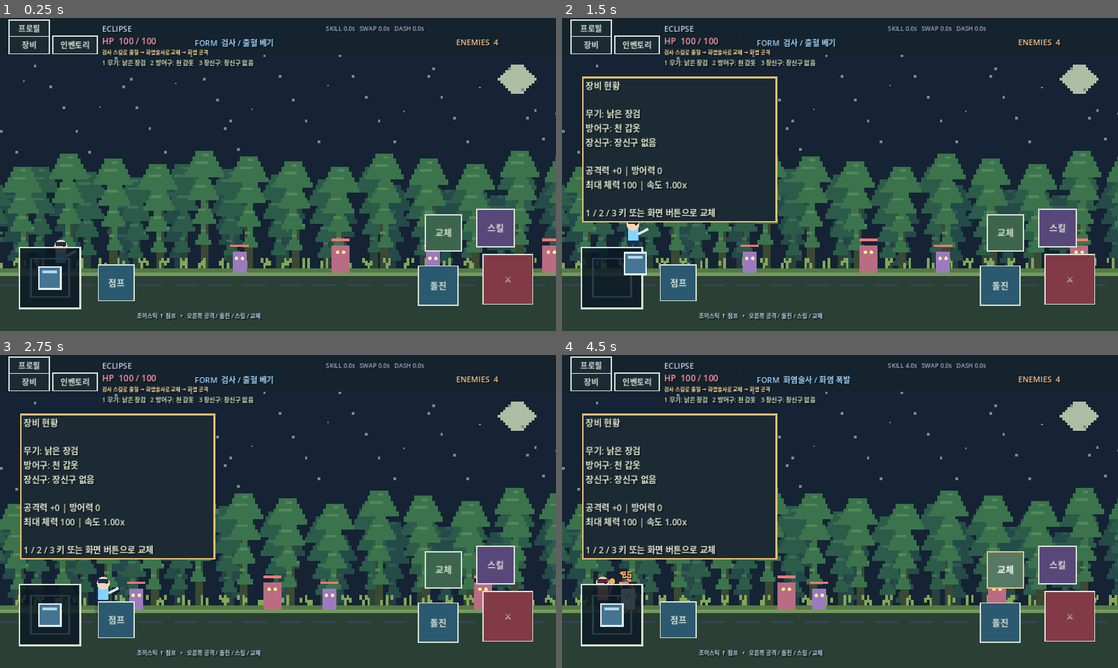
Above: before the commit, frames 1-4 (two rows, left to right).
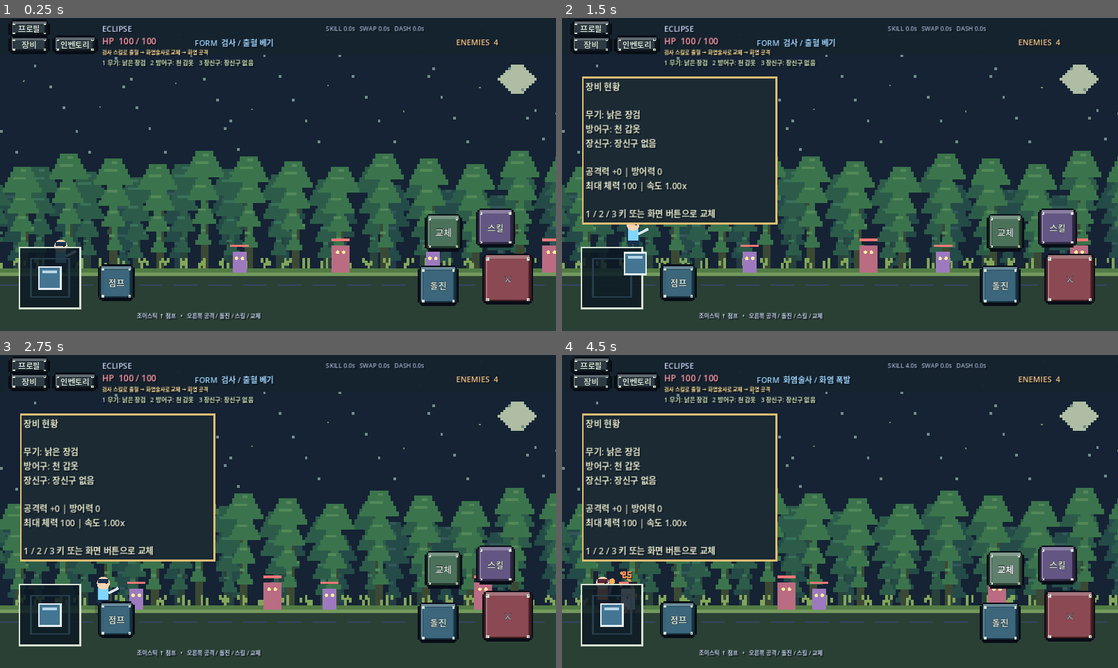
Above: after the commit, the same moments.

Repository: ogw07222-tech/eclipse
Game: Godot game, scene res://scenes/main.tscn
The game is run twice, just before and just after one commit, with the same random seed, the same clock (stepped at 60 frames per second) and the same inputs.
Inputs (mouse positions are in pixels of both pictures, inside the frame that each line leads up to):
- Up to frame 1 (0.25 s): no input
- Up to frame 2 (1.5 s): click "장비" at 0.5 s; tap Enter at 1.25 s; drag from (612, 277) to (895, 105) at 1.27 s
- Up to frame 3 (2.75 s): drag from (166, 527) to (250, 574) at 2.02 s
- Up to frame 4 (4.5 s): move the mouse to (895, 442) at 2.77 s; hold A (left) 2.78-3.5 s; tap L (swap) at 2.85 s; drag from (812, 574) to (673, 464) at 3.52 s; move the mouse to (1006, 558) at 4.27 s; hold D (right) from 4.28 s (still down); tap X at 4.35 s

The runs differ from the first frame. In frame 1, 3.0% of the frame differs, in the area x 1-96%, y 0-92%; in frame 2, 4.7%; in frame 3, 4.7%; in frame 4, 4.8%.

Commit message:
style: use true pixel sprite nine-slice buttons with stepped corners and rivets

Diff:
--- a/scripts/pixel_theme.gd
+++ b/scripts/pixel_theme.gd
@@ -12,6 +12,43 @@
 const SKILL := Color("#574879")
 const SWAP := Color("#3d654d")
 
+# 48x48 sprite frame, nine-sliced so corners stay exactly 12x12 pixels.
+# Image pixels are drawn without AA; no web-style flat gradient/button border.
+static func _sprite_frame(base_color: Color, active: bool = false) -> StyleBoxTexture:
+  var img := Image.create(48, 48, false, Image.FORMAT_RGBA8)
+  img.fill(Color.TRANSPARENT)
+  var dark := base_color.darkened(0.52)
+  var mid := base_color.darkened(0.16)
+  var lit := base_color.lightened(0.30)
+  var center := base_color.lightened(0.08)
+  if active:
+    center = base_color.darkened(0.19)
+    lit = GOLD
+  img.fill_rect(Rect2i(8, 0, 32, 4), SHADE)
+  img.fill_rect(Rect2i(4, 4, 40, 4), SHADE)
+  img.fill_rect(Rect2i(0, 8, 48, 32), SHADE)
+  img.fill_rect(Rect2i(4, 40, 40, 4), SHADE)
+  img.fill_rect(Rect2i(8, 44, 32, 4), SHADE)
+  img.fill_rect(Rect2i(8, 4, 32, 4), lit)
+  img.fill_rect(Rect2i(4, 8, 40, 32), dark)
+  img.fill_rect(Rect2i(8, 8, 32, 32), mid)
+  img.fill_rect(Rect2i(12, 12, 24, 24), center)
+  img.fill_rect(Rect2i(8, 8, 32, 3), lit)
+  img.fill_rect(Rect2i(8, 11, 3, 25), lit)
+  img.fill_rect(Rect2i(8, 36, 32, 4), base_color.darkened(0.43))
+  img.fill_rect(Rect2i(37, 11, 3, 25), base_color.darkened(0.43))
+  # stepped metal corner rivets and carved pixel highlights
+  for xx in [9, 35]:
+    for yy in [9, 35]:
+      img.fill_rect(Rect2i(xx, yy, 4, 4), GOLD if active else LIGHT)
+      img.set_pixel(xx + 1, yy + 1, SHADE)
+  var texture := ImageTexture.create_from_image(img)
+  var style := StyleBoxTexture.new()
+  style.texture = texture
+  style.set_texture_margin_all(12.0)
+  style.set_content_margin_all(7.0)
+  return style
+
 static func box(bg: Color, edge: Color = LIGHT, border: int = 3) -> StyleBoxFlat:
   var frame := StyleBoxFlat.new()
   frame.bg_color = bg
@@ -19,10 +56,7 @@
   frame.set_border_width_all(border)
   frame.set_corner_radius_all(0)
   frame.anti_aliasing = false
-  frame.content_margin_left = 8.0
-  frame.content_margin_right = 8.0
-  frame.content_margin_top = 6.0
-  frame.content_margin_bottom = 6.0
+  frame.set_content_margin_all(8.0)
   return frame
 
 static func button(button_node: Button, role: String = "menu") -> void:
@@ -33,16 +67,19 @@
     "skill": color = SKILL
     "swap": color = SWAP
     "jump": color = DASH
-  button_node.add_theme_stylebox_override("normal", box(color))
-  button_node.add_theme_stylebox_override("hover", box(color.lightened(0.13), GOLD))
-  button_node.add_theme_stylebox_override("pressed", box(color.darkened(0.3), GOLD, 4))
+  button_node.texture_filter = CanvasItem.TEXTURE_FILTER_NEAREST
+  button_node.add_theme_stylebox_override("normal", _sprite_frame(color))
+  button_node.add_theme_stylebox_override("hover", _sprite_frame(color.lightened(0.10)))
+  button_node.add_theme_stylebox_override("pressed", _sprite_frame(color, true))
+  button_node.add_theme_stylebox_override("disabled", _sprite_frame(SHADE))
   button_node.add_theme_stylebox_override("focus", box(Color.TRANSPARENT, GOLD, 2))
-  button_node.add_theme_stylebox_override("disabled", box(SHADE, Color("#65727b")))
   button_node.add_theme_color_override("font_color", LIGHT)
   button_node.add_theme_color_override("font_hover_color", Color.WHITE)
   button_node.add_theme_color_override("font_pressed_color", GOLD)
   button_node.add_theme_color_override("font_disabled_color", Color("#78878a"))
   button_node.add_theme_font_size_override("font_size", 18)
+  button_node.add_theme_constant_override("outline_size", 2)
+  button_node.add_theme_color_override("font_outline_color", SHADE)
   button_node.focus_mode = Control.FOCUS_NONE
 
 static func panel(panel_node: PanelContainer) -> void:
